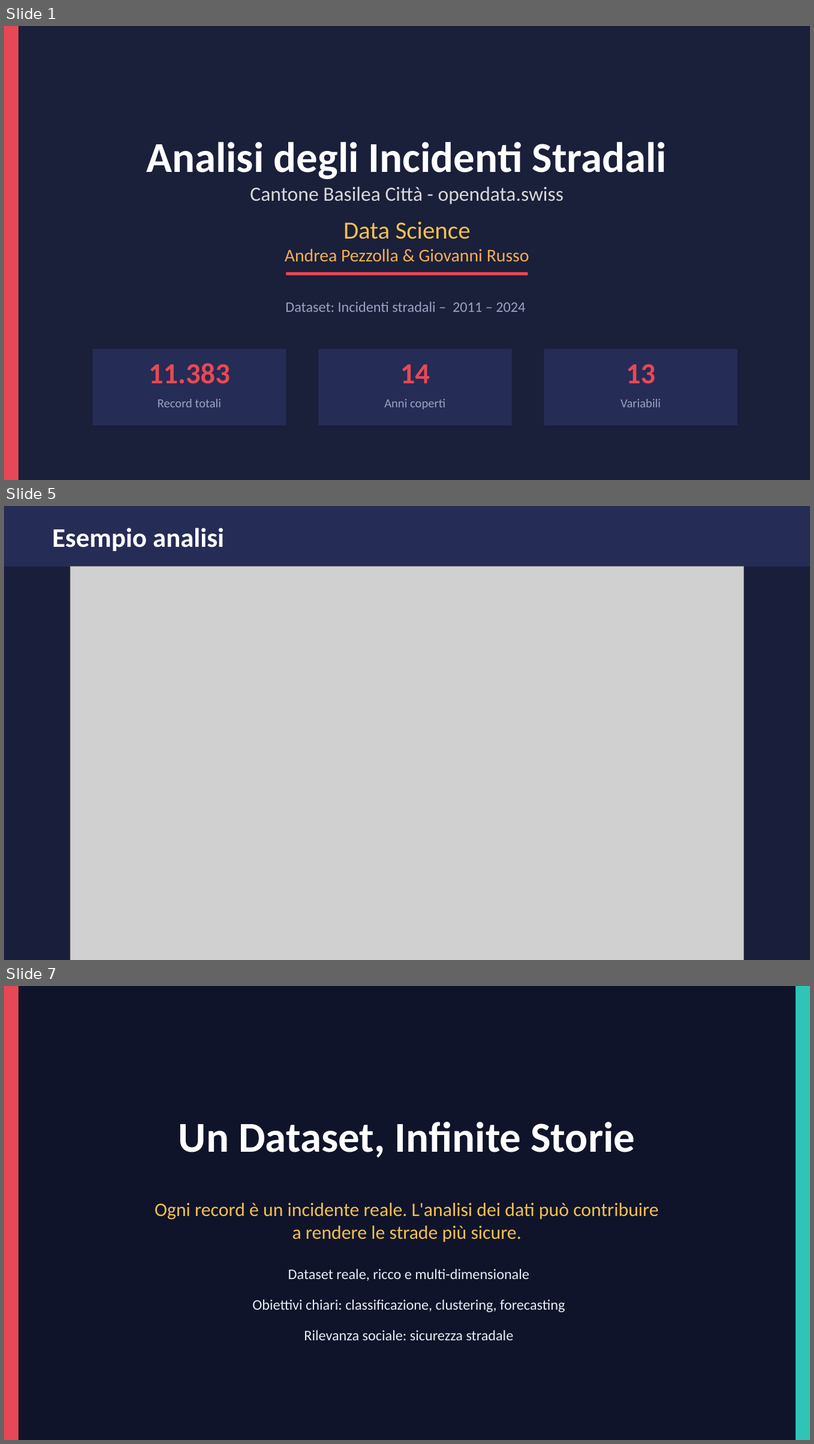
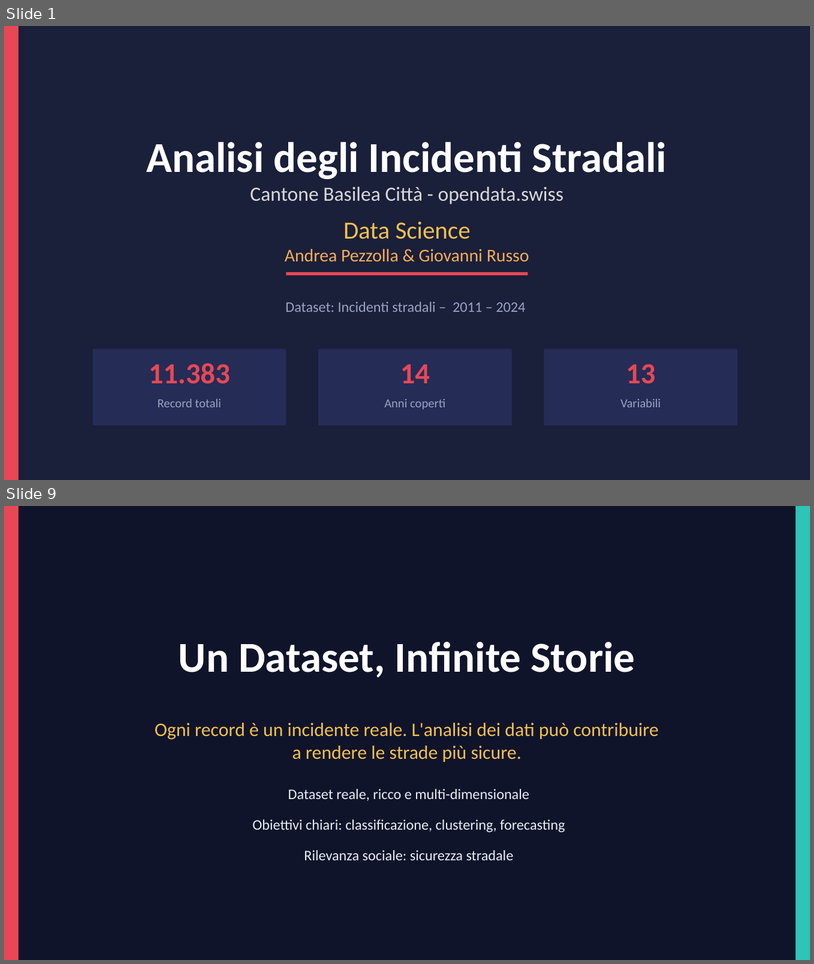
Before and after one commit to pezzandre/dataScience1, a slide deck: incidenti_datascience.pptx. Shown one above the other, each under a label of ours: slides 1, 5 and 7 before the commit, slides 1 and 9 after it; the slides between them are not shown. The pictures are 814x1444 and 814x964 pixels, drawn with LibreOffice and Linux fonts; fonts in the diff are those of the drawing; grey boxes stand for pictures. Boxes give left, top, right and bottom in pixels: in the first picture for what was removed or moved away, otherwise in the second. Text is boxed around its words. In the diff, an @@ line names an element or a change of style, - is before the commit and + after.

```diff
--- a/incidenti_datascience.pptx
+++ b/incidenti_datascience.pptx
@@ slide 5 removed at bbox=[4, 506, 810, 960], background #FFFFFF @@
@@ rectangle removed at bbox=[4, 506, 810, 567] @@
@@ text removed at bbox=[52, 528, 224, 551] @@
-Esempio analisi
@@ rectangle removed at bbox=[4, 561, 810, 960] @@
@@ picture removed at bbox=[70, 567, 744, 960] @@
@@ what was slide 7 is now slide 9 @@
```
Also in this commit, not shown: 1 slide changed, 5 slides added, 2 other slides removed, 2 other files.
